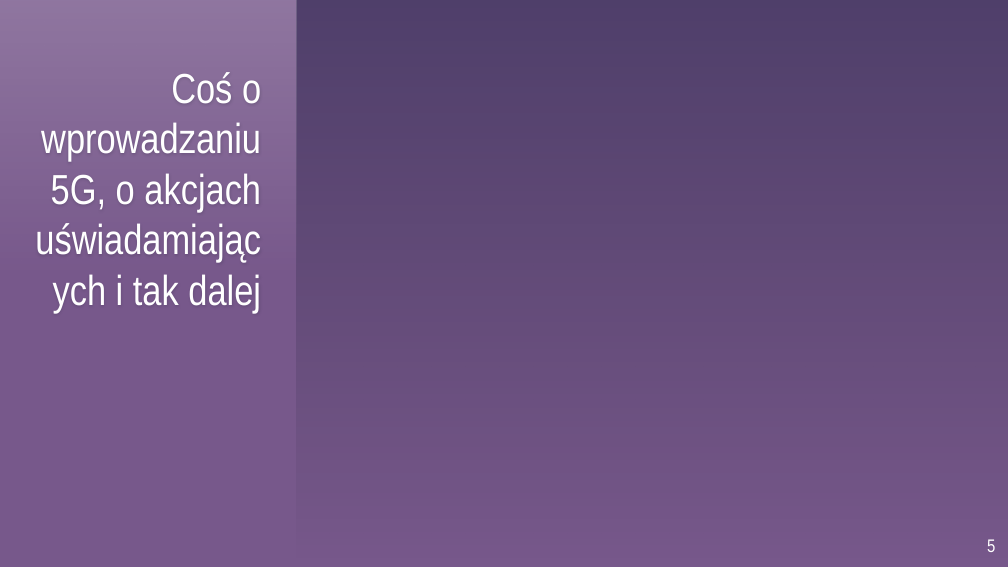
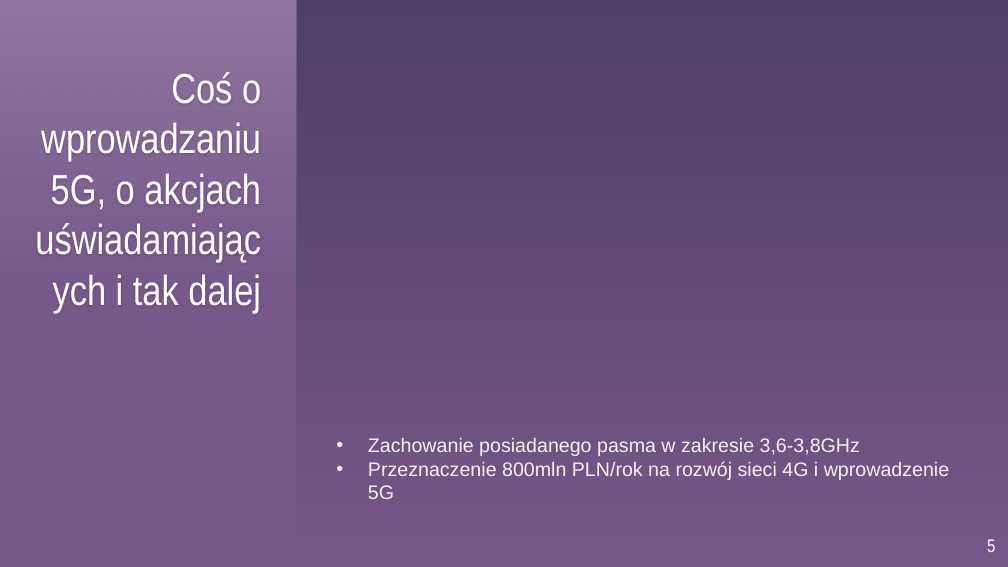
Before and after one commit to Tuptaju/OST, a slide deck: slide 5 of OST - draft.pptx. Drawn at 1008x567 pixels with LibreOffice and Linux fonts; fonts in the diff are those of the drawing; background and template pictures are left out. Boxes give left, top, right and bottom in pixels: in the first picture for what was removed or moved away, otherwise in the second. Text is boxed around its words. In the diff, an @@ line names an element or a change of style, - is before the commit and + after.

```diff
--- a/OST - draft.pptx
+++ b/OST - draft.pptx
@@ text added at (368, 438, 949, 499), 14 pt, text #F2F2F2 @@
+• Zachowanie posiadanego pasma w zakresie 3,6-3,8GHz
+• Przeznaczenie 800mln PLN/rok na rozwój sieci 4G i wprowadzenie 5G
```
Also in this commit, not shown: 5 other slides changed, 1 other file.
